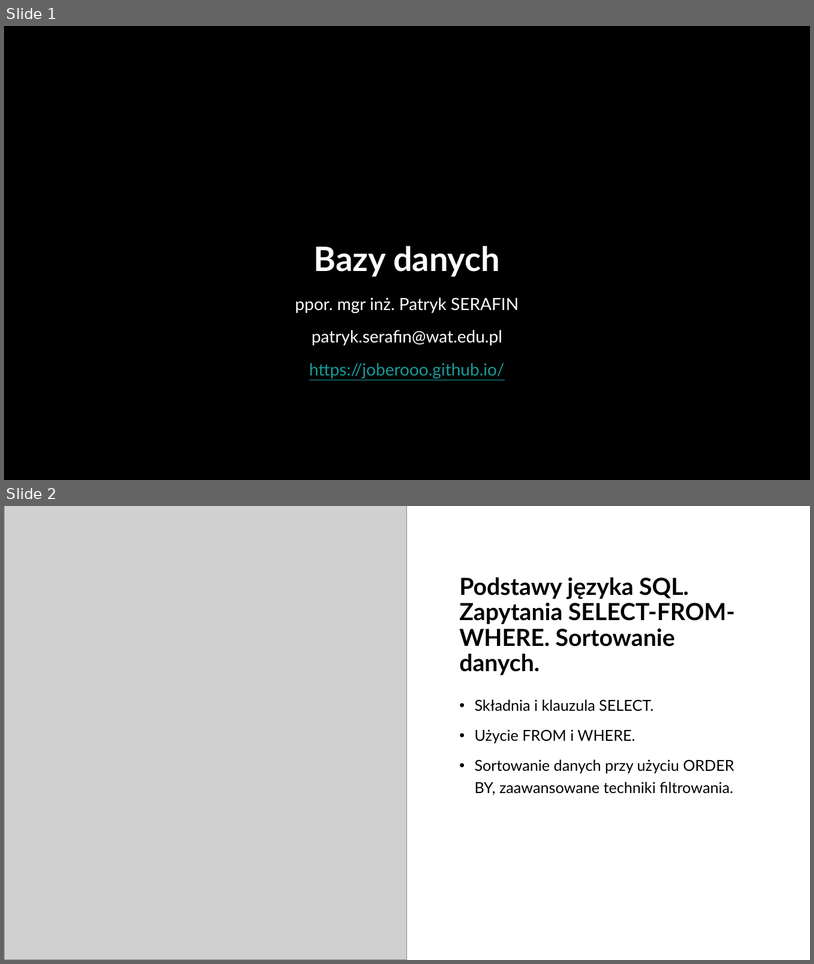
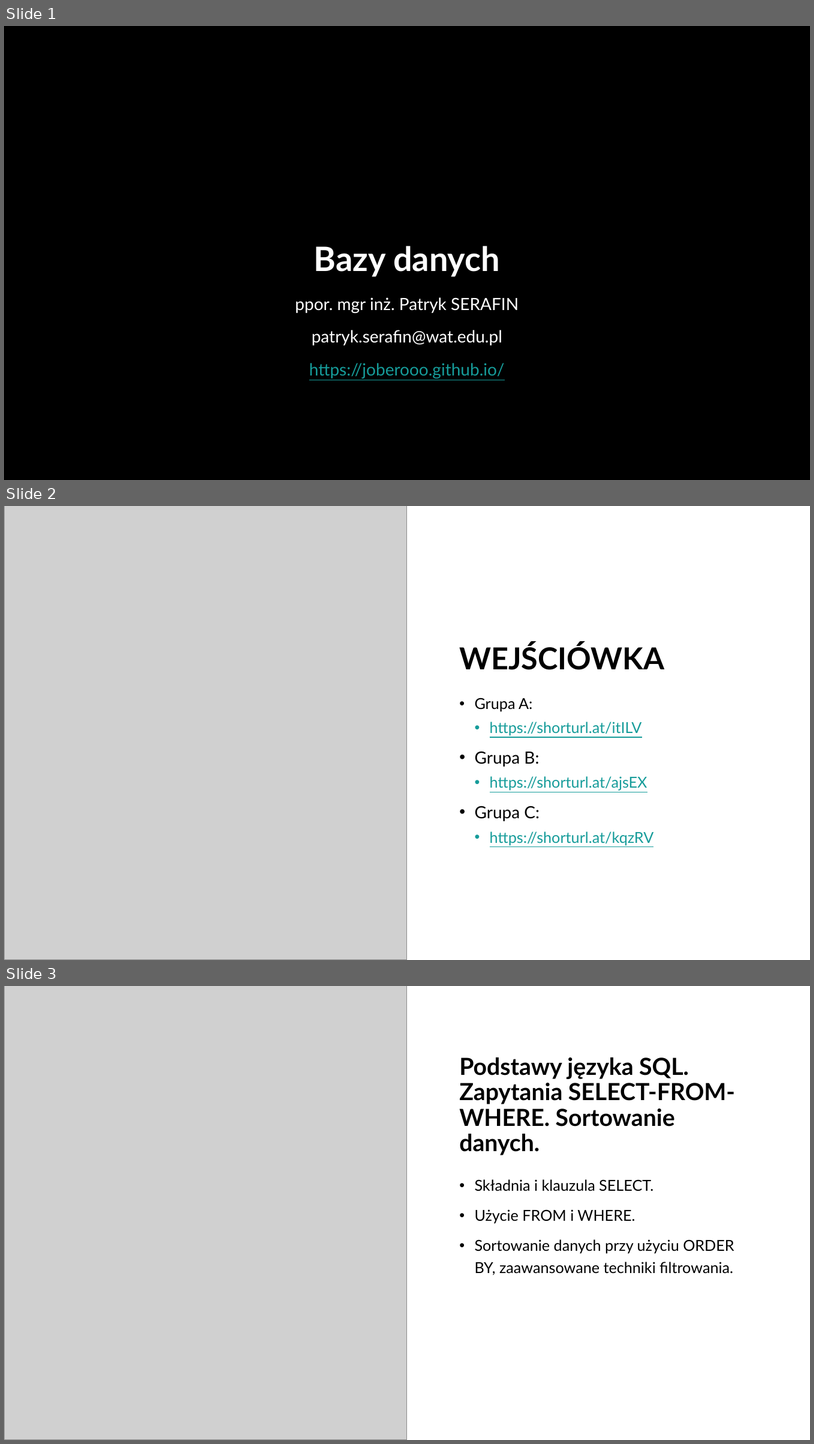
Before and after one commit to Joberooo/Joberooo.github.io, a slide deck: subjects/WWW/Bazy danych - 3 zajęcia.pptx. Shown one above the other, each under a label of ours: slides 1 and 2 before the commit, slides 1, 2 and 3 after it. The pictures are 814x964 and 814x1444 pixels, drawn with LibreOffice and Linux fonts; fonts in the diff are those of the drawing; grey boxes stand for pictures; background and template pictures are left out; a plain dark background stands for a picture behind light text. Boxes give left, top, right and bottom in pixels: in the first picture for what was removed or moved away, otherwise in the second. Text is boxed around its words. In the diff, an @@ line names an element or a change of style, - is before the commit and + after.

```diff
--- a/subjects/WWW/Bazy danych - 3 zajęcia.pptx
+++ b/subjects/WWW/Bazy danych - 3 zajęcia.pptx
@@ slide 2 added at (x1=4, y1=506, x2=810, y2=960), background #FFFFFF @@
@@ picture added at (x1=4, y1=506, x2=408, y2=960) @@
@@ title added at (x1=459, y1=643, x2=665, y2=670), 36 pt, text #000000, bold @@
+WEJŚCIÓWKA
@@ text added at (x1=475, y1=697, x2=654, y2=845), 18 pt, text #169C9A, underline @@
+• Grupa A:
+  • https://shorturl.at/itILV
+• Grupa B:
+  • https://shorturl.at/ajsEX
+• Grupa C:
+  • https://shorturl.at/kqzRV
@@ what was slide 2 is now slide 3 @@
```
Also in this commit, not shown: 4 other files.
